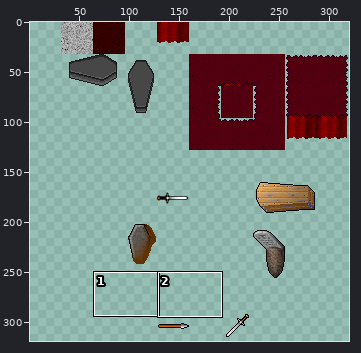
Sprite sheet: assets/images/sprites.png. The first picture is a wide view before the edit; the outline marks the close-up.
Close-up. As it was:
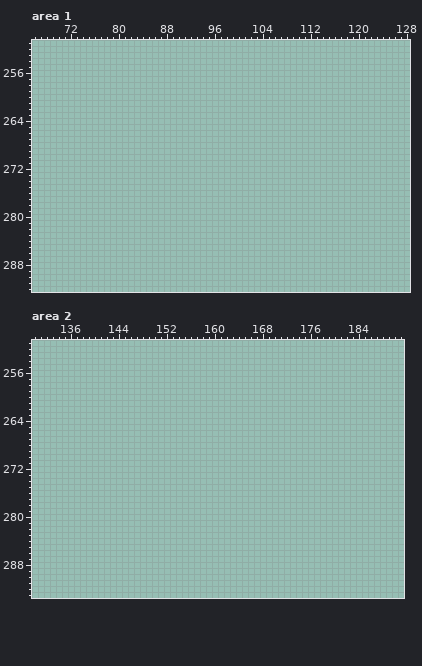
The file is 320x320 pixels. Pixels under 10% opacity are left out. Colours within 5 levels of each other are drawn and written as one. Shown: area 1: x 66..128, y 251..292; area 2: x 130..191, y 251..293. The wide view leaves out empty margins. The commit also changed other parts of the picture, which this record leaves out.
Once edited:
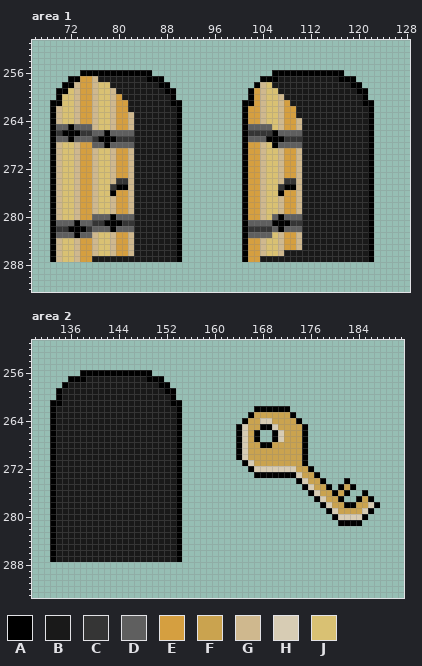
Palette (. is transparent): A #000000  B #191919  C #353535  D #5f5f5f  E #d59f40  F #caa34f  G #cfb88e  H #d7ccb4  J #d9c173
Changes in this commit:
Changed rows in their new state; - is an unchanged pixel.
Area 1:
first column x 69:
256 -----AAAAAAAAAAAA--------------------AAAAAAAAAAAA-----
257 ---AAEEGBBBBBBBBAAA----------------AAABBBBBBBBBBAAA---
258 --AAGEEGJJBBBBBBBBAA--------------AGJBBBBBBBBBBBBBAA--
259 -AAJGEEGJJGBBBBBBBBAA------------AEGJJBBBBBBBBBBBBBAA-
260 -AJJGEEGJJGEBBBBBBBBA------------AEGJJGBBBBBBBBBBBBBA-
261 AAJJGEEGJJGEEBBBBBBBAA----------AAEGJJGEBBBBBBBBBBBBAA
262 AGJJGEEGJJGEEBBBBBBBBA----------AEEGJJGEEBBBBBBBBBBBBA
263 AGJJGEEGJJGEEGBBBBBBBA----------AEEGJJGEEBBBBBBBBBBBBA
264 AGJJGEEGJJGEEGBBBBBBBA----------AEEGJJGEEGBBBBBBBBBBBA
265 ADDADDDGJJGEEGBBBBBBBA----------ADDDDJGEEGBBBBBBBBBBBA
266 ACAAACCDDADDDDBBBBBBBA----------ACCCCADDDDBBBBBBBBBBBA
267 ADDADDDCAAACCCBBBBBBBA----------ADDDAAACCCBBBBBBBBBBBA
268 AGJJGEEDDADDDDBBBBBBBA----------AEEGJADDDDBBBBBBBBBBBA
269 AGJJGEEGJJGEEGBBBBBBBA----------AEEGJJGEEGBBBBBBBBBBBA
270 AGJJGEEGJJGEEGBBBBBBBA----------AEEGJJGEEGBBBBBBBBBBBA
271 AGJJGEEGJJGEEGBBBBBBBA----------AEEGJJGEEGBBBBBBBBBBBA
272 AGJJGEEGJJGEEGBBBBBBBA----------AEEGJJGEEGBBBBBBBBBBBA
273 AGJJGEEGJJGEEGBBBBBBBA----------AEEGJJGEEGBBBBBBBBBBBA
274 AGJJGEEGJJGCCGBBBBBBBA----------AEEGJJGCCGBBBBBBBBBBBA
275 AGJJGEEGJJCAAGBBBBBBBA----------AEEGJJCAAGBBBBBBBBBBBA
276 AGJJGEEGJJAEEGBBBBBBBA----------AEEGJJAEEGBBBBBBBBBBBA
277 AGJJGEEGJJGEEGBBBBBBBA----------AEEGJJGEEGBBBBBBBBBBBA
278 AGJJGEEGJJGEEGBBBBBBBA----------AEEGJJGEEGBBBBBBBBBBBA
279 AGJJGEEGJJGEEGBBBBBBBA----------AEEGJJGEEGBBBBBBBBBBBA
280 AGJJGEEDDDADDDBBBBBBBA----------AEEGJDADDDBBBBBBBBBBBA
281 ADDDADDCCAAACCBBBBBBBA----------ADDDDAAACCBBBBBBBBBBBA
282 ACCAAACDDDADDDBBBBBBBA----------ACCCCDADDDBBBBBBBBBBBA
283 ADDDADDGJJGEEGBBBBBBBA----------ADDDDJGEEGBBBBBBBBBBBA
284 AGJJGEEGJJGEEGBBBBBBBA----------AEEGJJGEEGBBBBBBBBBBBA
285 AGJJGEEGJJGEEGBBBBBBBA----------AEEGJJGEEGBBBBBBBBBBBA
286 AGJJGEEGJJGEEGBBBBBBBA----------AEEGJJGBBBBBBBBBBBBBBA
287 AGJJGEEBBBBBBBBBBBBBBA----------AEEBBBBBBBBBBBBBBBBBBA
Area 2:
first column x 133:
256 -----AAAAAAAAAAAA--------------------------------------
257 ---AAABBBBBBBBBBAAA------------------------------------
258 --ABBBBBBBBBBBBBBBAA-----------------------------------
259 -ABBBBBBBBBBBBBBBBBAA----------------------------------
260 -ABBBBBBBBBBBBBBBBBBA----------------------------------
261 AABBBBBBBBBBBBBBBBBBAA---------------------------------
262 ABBBBBBBBBBBBBBBBBBBBA------------AAAAAA---------------
263 ABBBBBBBBBBBBBBBBBBBBA-----------AFFFFFFA--------------
264 ABBBBBBBBBBBBBBBBBBBBA----------AFFHHFFFFA-------------
265 ABBBBBBBBBBBBBBBBBBBBA---------AHFFAAHFFFFA------------
266 ABBBBBBBBBBBBBBBBBBBBA---------AHFA--AHFFFA------------
267 ABBBBBBBBBBBBBBBBBBBBA---------AHFA--AHFFFA------------
268 ABBBBBBBBBBBBBBBBBBBBA---------AHFFAAFFFFFA------------
269 ABBBBBBBBBBBBBBBBBBBBA---------AHFFFFFFFFFA------------
270 ABBBBBBBBBBBBBBBBBBBBA---------AHFFFFFFFFFA------------
271 ABBBBBBBBBBBBBBBBBBBBA----------AHFFFFFFFFA------------
272 ABBBBBBBBBBBBBBBBBBBBA-----------AHHHHHHHFFA-----------
273 ABBBBBBBBBBBBBBBBBBBBA------------AAAAAAAHFFA----------
274 ABBBBBBBBBBBBBBBBBBBBA-------------------AHFFA---A-----
275 ABBBBBBBBBBBBBBBBBBBBA--------------------AHFFA-AFA----
276 ABBBBBBBBBBBBBBBBBBBBA---------------------AHFFAFA--A--
277 ABBBBBBBBBBBBBBBBBBBBA----------------------AHFFA--AFA-
278 ABBBBBBBBBBBBBBBBBBBBA-----------------------AHFFAAFFHA
279 ABBBBBBBBBBBBBBBBBBBBA------------------------AHFFFFHA-
280 ABBBBBBBBBBBBBBBBBBBBA-------------------------AHHHHA--
281 ABBBBBBBBBBBBBBBBBBBBA--------------------------AAAA---
282 ABBBBBBBBBBBBBBBBBBBBA---------------------------------
283 ABBBBBBBBBBBBBBBBBBBBA---------------------------------
284 ABBBBBBBBBBBBBBBBBBBBA---------------------------------
285 ABBBBBBBBBBBBBBBBBBBBA---------------------------------
286 ABBBBBBBBBBBBBBBBBBBBA---------------------------------
287 ABBBBBBBBBBBBBBBBBBBBA---------------------------------
